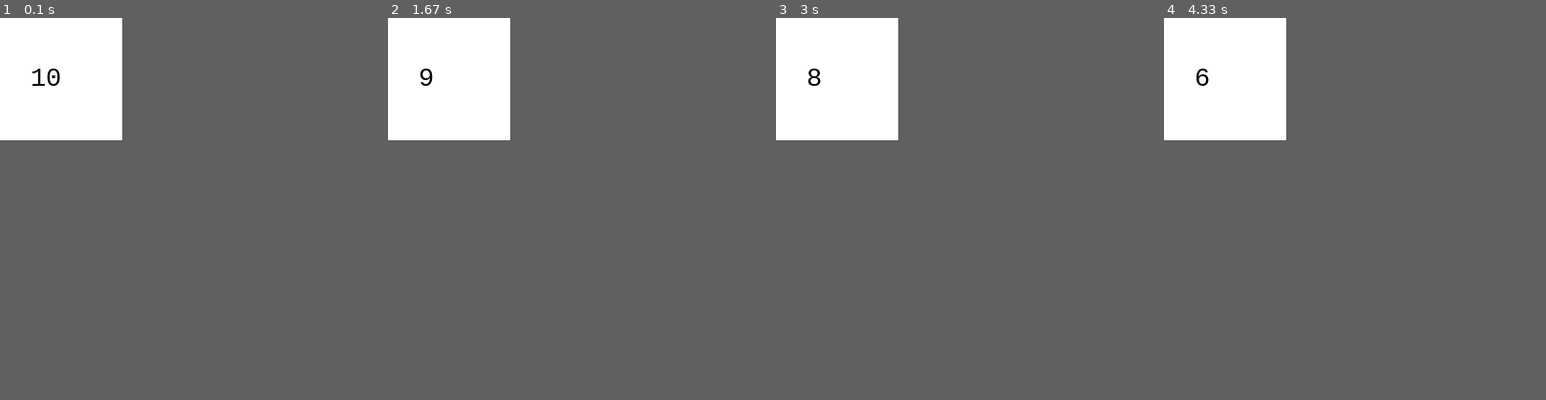
Above: before the commit, frames 1-4 (left to right).
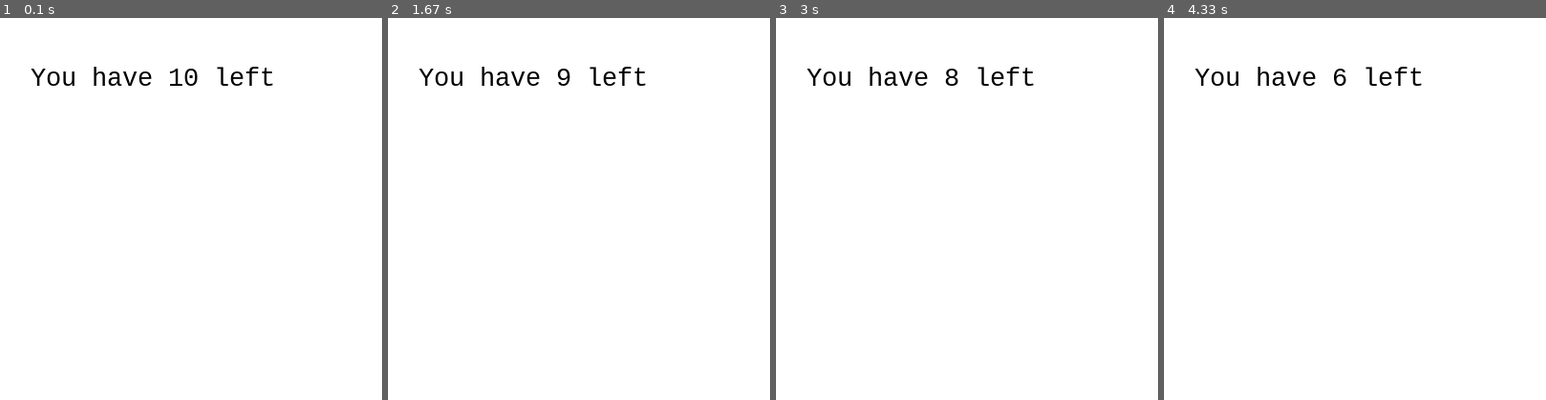
Above: after the commit, the same moments.

Repository: Jethet/python-games
Game: pygame game, started from pygame_learning/timer.py
Same seed, same stepped clock (60 frames per second), same inputs: the game is played once before the commit and once after it.
Inputs:
- Up to frame 1 (0.1 s): no input
- Up to frame 2 (1.67 s): no input
- Up to frame 3 (3 s): no input
- Up to frame 4 (4.33 s): no input
In our replay, the window is 128x128 before the commit and 400x400 after it. These sizes can differ from the game's own. Grey fills any space a smaller window leaves; there, only what the larger window draws over its background counts as a difference.

The runs differ from the first frame. In frame 1, 0.9% of the frame differs, in the area x 8-72%, y 12-18%; in frame 2, 0.9%; in frame 3, 0.9%; in frame 4, 0.8%.

Commit message:
Adapt timer to countdown

Diff:
--- a/pygame_learning/timer.py
+++ b/pygame_learning/timer.py
@@ -1,22 +1,27 @@
 import pygame
 pygame.init()
-screen = pygame.display.set_mode((128, 128))
+screen = pygame.display.set_mode((400, 400))
 clock = pygame.time.Clock()
 
-counter, text = 10, '10'
+# counter, text = 10, '10'
+counter = 10
 pygame.time.set_timer(pygame.USEREVENT, 1000)
 font = pygame.font.SysFont('Consolas', 30)
 
 run = True
 while run:
     for event in pygame.event.get():
-        if event.type == pygame.USEREVENT:
-            counter -= 1
-            text = str(counter) if counter > 0 else 'boom!'
         if event.type == pygame.QUIT:
             run = False
 
+        if event.type == pygame.USEREVENT:
+            counter -= 1
+        if counter == 0:
+            print("Time's up!")
+            run = False
+
     screen.fill((255, 255, 255))
+    text = f"You have {counter} left"
     screen.blit(font.render(text, True, (0, 0, 0)), (32, 48))
     pygame.display.flip()
     clock.tick(60)
